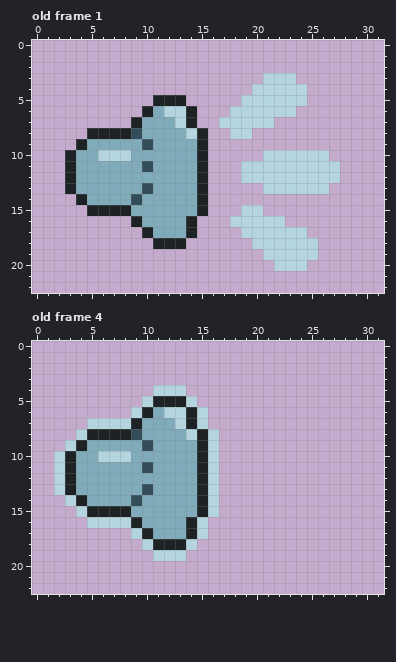
Edited in one commit: pixel-art file (Pixel Art/UI/volume - settings.aseprite). Above is the file before it was changed.
32x23 pixels, 4 frames. Shown: old frame 1, old frame 4. The commit also changed other frames, which this record leaves out.
New version:
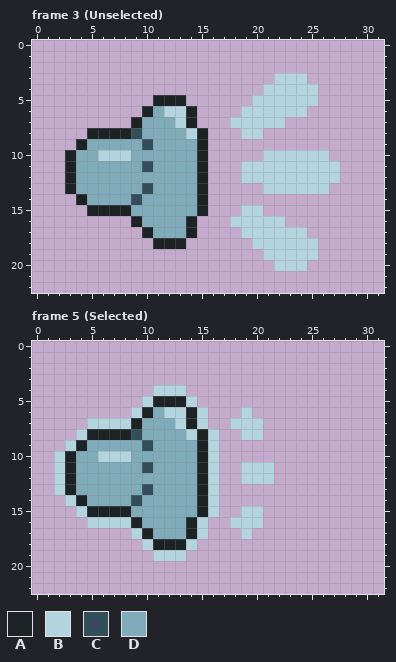
Palette (. is transparent): A #1d2225  B #b4d5e0  C #334d5b  D #7fabba
A new or re-ordered frame is compared with the old frame closest to it.
Changes in this commit:
frames 4 -> 10
Frame 3 (Unselected) is new; against old frame 1, layer "Layer 1":
y 3: x 21 B -> .; x 24 . -> B
y 4: x 20 B -> .; x 25 . -> B
y 5: x 19 B -> .; x 25 . -> B
y 6: x 18 B -> .; x 24 . -> B
y 7: x 17 B -> .; x 22 . -> B
y 8: x 18 B -> .; x 20 . -> B
Frame 5 (Selected) is new; against old frame 4, layer "Layer 1":
y 6: x 19 . -> B
y 7: x 18..20 ... -> BBB
y 8: x 19..20 .. -> BB
y 11..12: x 19..21 ... -> BBB
y 15: x 19..20 .. -> BB
y 16: x 18..20 ... -> BBB
y 17: x 19 . -> B
Where, in picture pixels (left, top, right, bottom), the same in both pictures:
changed: (219, 73, 318, 139)
added: (230, 407, 274, 539)
